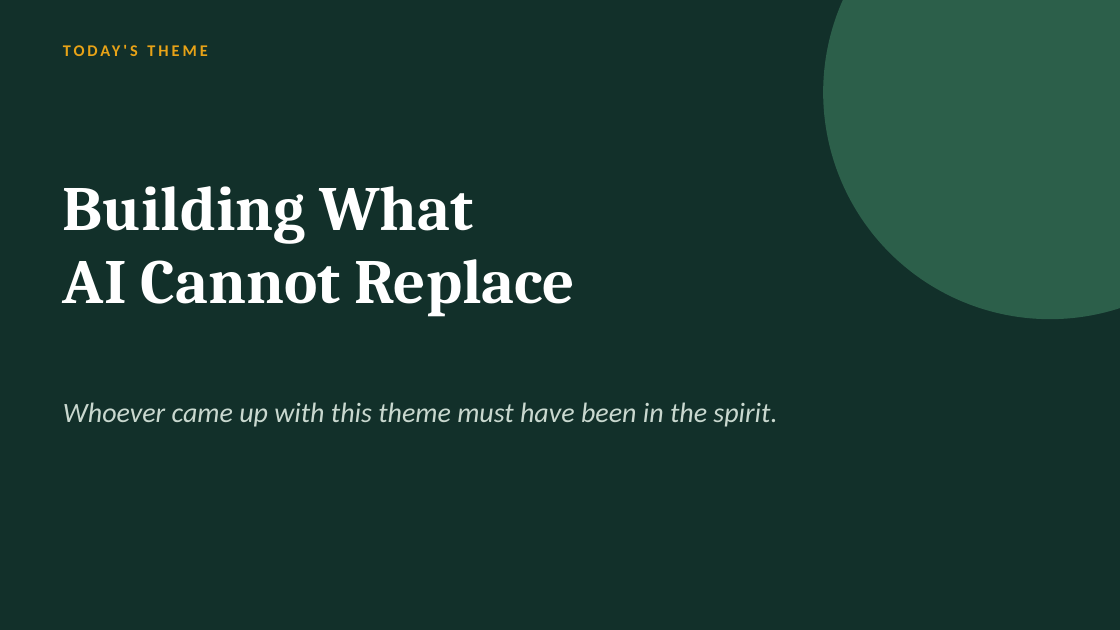
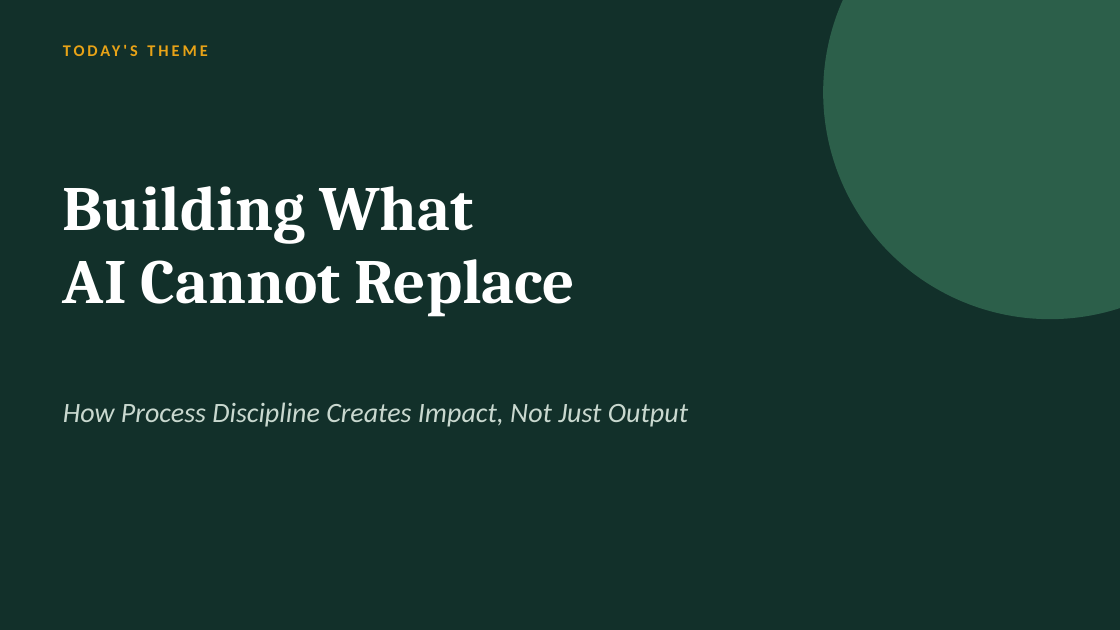
Before and after one commit to RAINigeria/study, a slide deck: slide 9 of iesa.pptx. Drawn at 1120x630 pixels with LibreOffice and Linux fonts; fonts in the diff are those of the drawing. Boxes give left, top, right and bottom in pixels: in the first picture for what was removed or moved away, otherwise in the second. Text is boxed around its words. In the diff, an @@ line names an element or a change of style, - is before the commit and + after.

```diff
--- a/iesa.pptx
+++ b/iesa.pptx
@@ text at <box>63,402,688,427</box>: text changed @@
-Whoever came up with this theme must have been in the spirit.
+How Process Discipline Creates Impact, Not Just Output
```
Also in this commit, not shown: 15 other slides changed, 2 slides added, 1 other file.
